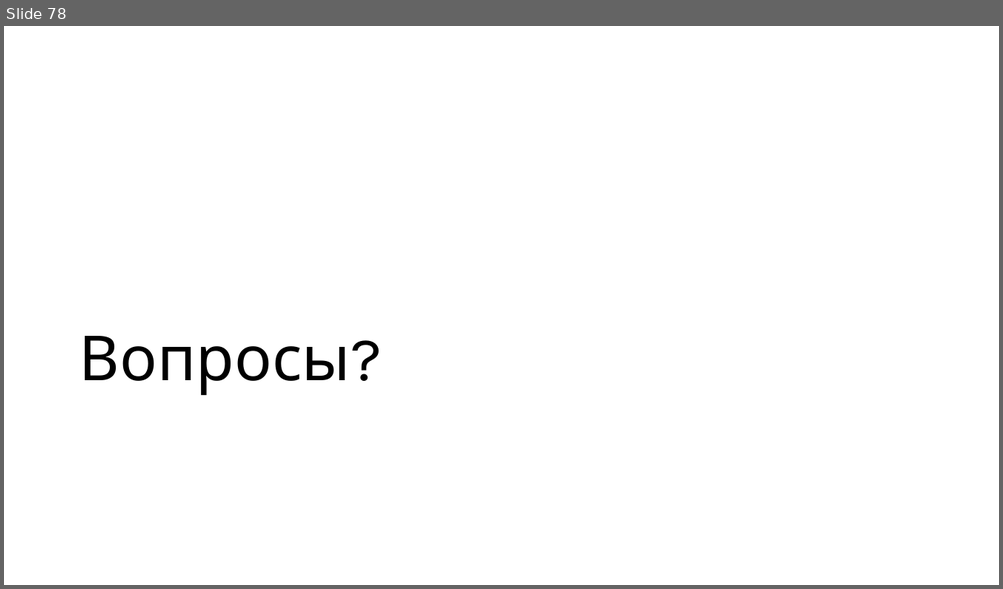
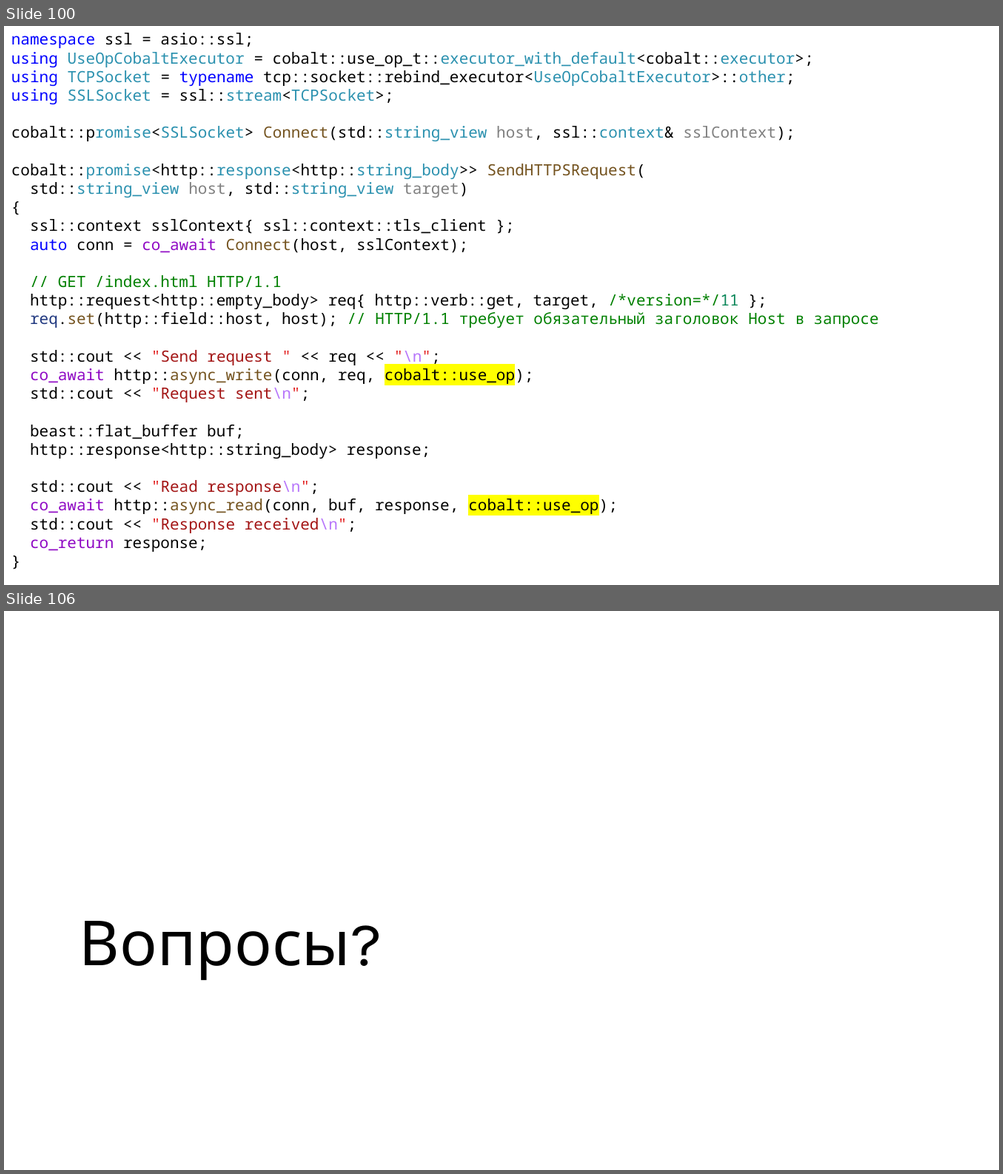
Before and after one commit to alexey-malov/pc, a slide deck: lectures/12/Coroutines.pptx. Shown one above the other, each under a label of ours: slide 78 before the commit, slides 100 and 106 after it; the slides between them are not shown. The pictures are 1003x589 and 1003x1174 pixels, drawn with LibreOffice and Linux fonts; fonts in the diff are those of the drawing. Boxes give left, top, right and bottom in pixels: in the first picture for what was removed or moved away, otherwise in the second. Text is boxed around its words. In the diff, an @@ line names an element or a change of style, - is before the commit and + after.

```diff
--- a/lectures/12/Coroutines.pptx
+++ b/lectures/12/Coroutines.pptx
@@ slide 100 added at box(4, 26, 999, 585), background #FFFFFF @@
@@ text added at box(11, 33, 879, 552), 15 pt, text #000000 @@
+namespace ssl = asio::ssl;
+using UseOpCobaltExecutor = cobalt::use_op_t::executor_with_default<cobalt::executor>;
+using TCPSocket = typename tcp::socket::rebind_executor<UseOpCobaltExecutor>::other;
+using SSLSocket = ssl::stream<TCPSocket>;
+cobalt::promise<SSLSocket> Connect(std::string_view host, ssl::context& sslContext);
+cobalt::promise<http::response<http::string_body>> SendHTTPSRequest(
+std::string_view host, std::string_view target)
+{
+ssl::context sslContext{ ssl::context::tls_client };
+auto conn = co_await Connect(host, sslContext);
+// GET /index.html HTTP/1.1
+http::request<http::empty_body> req{ http::verb::get, target, /*version=*/11 };
+req.set(http::field::host, host); // HTTP/1.1 требует обязательный заголовок Host в запросе
+std::cout << "Send request " << req << "\n";
+co_await http::async_write(conn, req, cobalt::use_op);
+std::cout << "Request sent\n";
+beast::flat_buffer buf;
+http::response<http::string_body> response;
+std::cout << "Read response\n";
+co_await http::async_read(conn, buf, response, cobalt::use_op);
+std::cout << "Response received\n";
+co_return response;
+}
@@ what was slide 78 is now slide 106 @@
```
Also in this commit, not shown: 1 slide changed, 27 other slides added, 18 other files.
